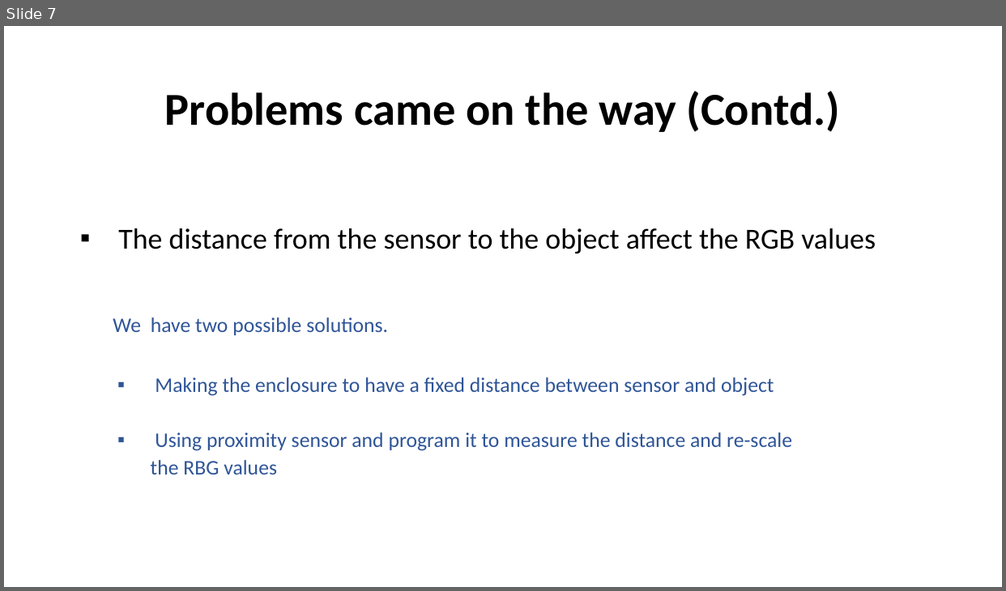
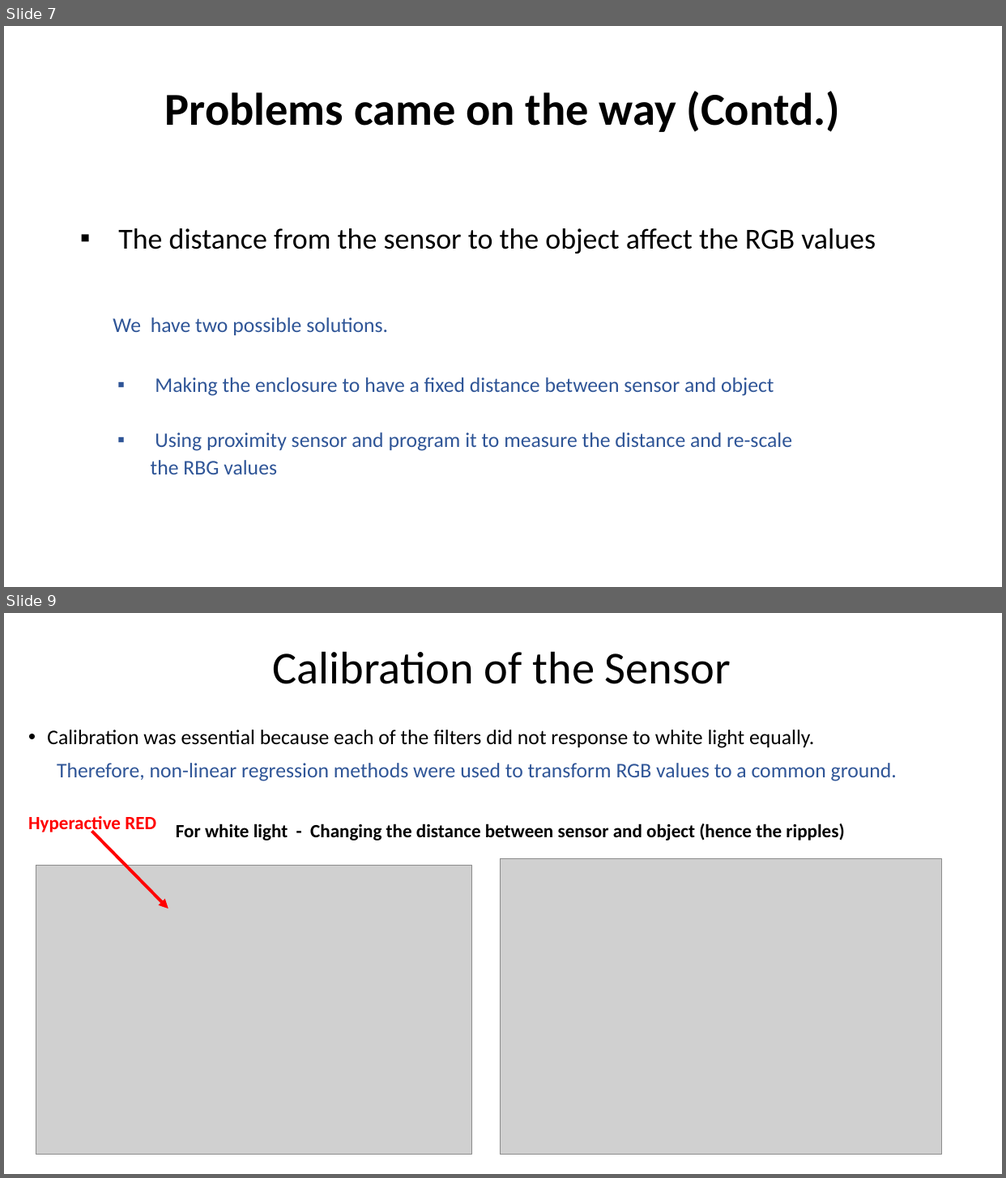
Before and after one commit to Team-Sagittarius-ENTC/RGBsensor, a slide deck: prabhashwara/PROGRESS AND SUMMARY.pptx. Shown one above the other, each under a label of ours: slide 7 before the commit, slides 7 and 9 after it; the slides between them are not shown. The pictures are 1006x591 and 1006x1178 pixels, drawn with LibreOffice and Linux fonts; fonts in the diff are those of the drawing; grey boxes stand for pictures. Boxes give left, top, right and bottom in pixels: in the first picture for what was removed or moved away, otherwise in the second. Text is boxed around its words. In the diff, an @@ line names an element or a change of style, - is before the commit and + after.

```diff
--- a/prabhashwara/PROGRESS AND SUMMARY.pptx
+++ b/prabhashwara/PROGRESS AND SUMMARY.pptx
@@ slide 9 added at [4,613,1002,1174], background #FFFFFF @@
@@ title added at [272,651,731,684], 44 pt, text #000000 @@
+Calibration of the Sensor
@@ text added at [47,730,897,781], 20 pt, text #2F5597 @@
+• Calibration was essential because each of the filters did not response to white light equally.
+Therefore, non-linear regression methods were used to transform RGB values to a common ground.
@@ text added at [28,816,156,834], 18 pt, text #FF0000, bold @@
+Hyperactive RED
@@ arrow added from (91, 831) to (168, 909), #FF0000 3 pt @@
@@ text added at [176,824,844,841], 18 pt, text #000000, bold @@
+For white light - Changing the distance between sensor and object (hence the ripples)
@@ picture added at [36,865,472,1155] @@
@@ picture added at [501,859,942,1155] @@
```
Also in this commit, not shown: 7 other slides added, 1 slide removed, 1 other file.
